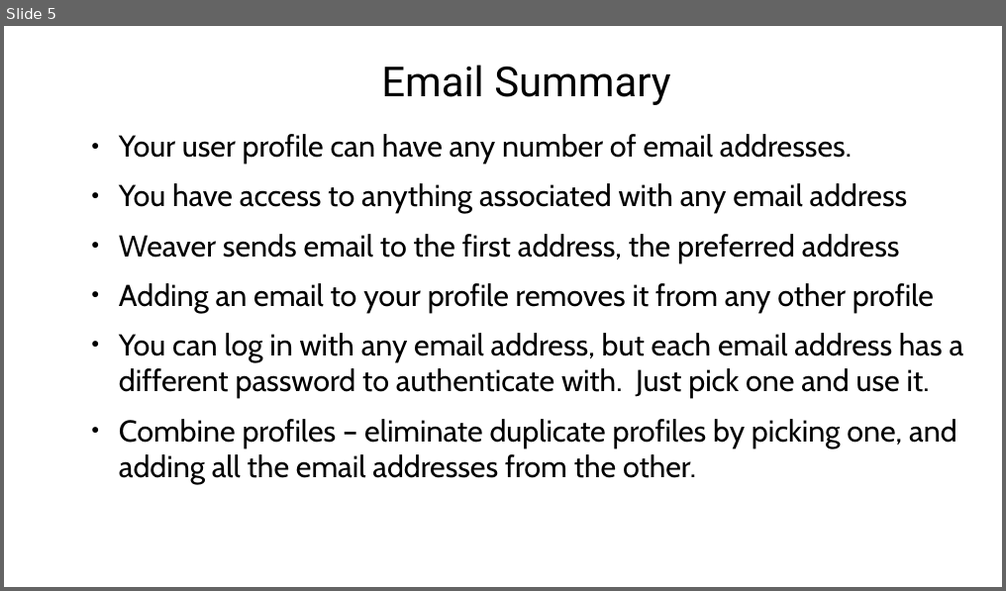
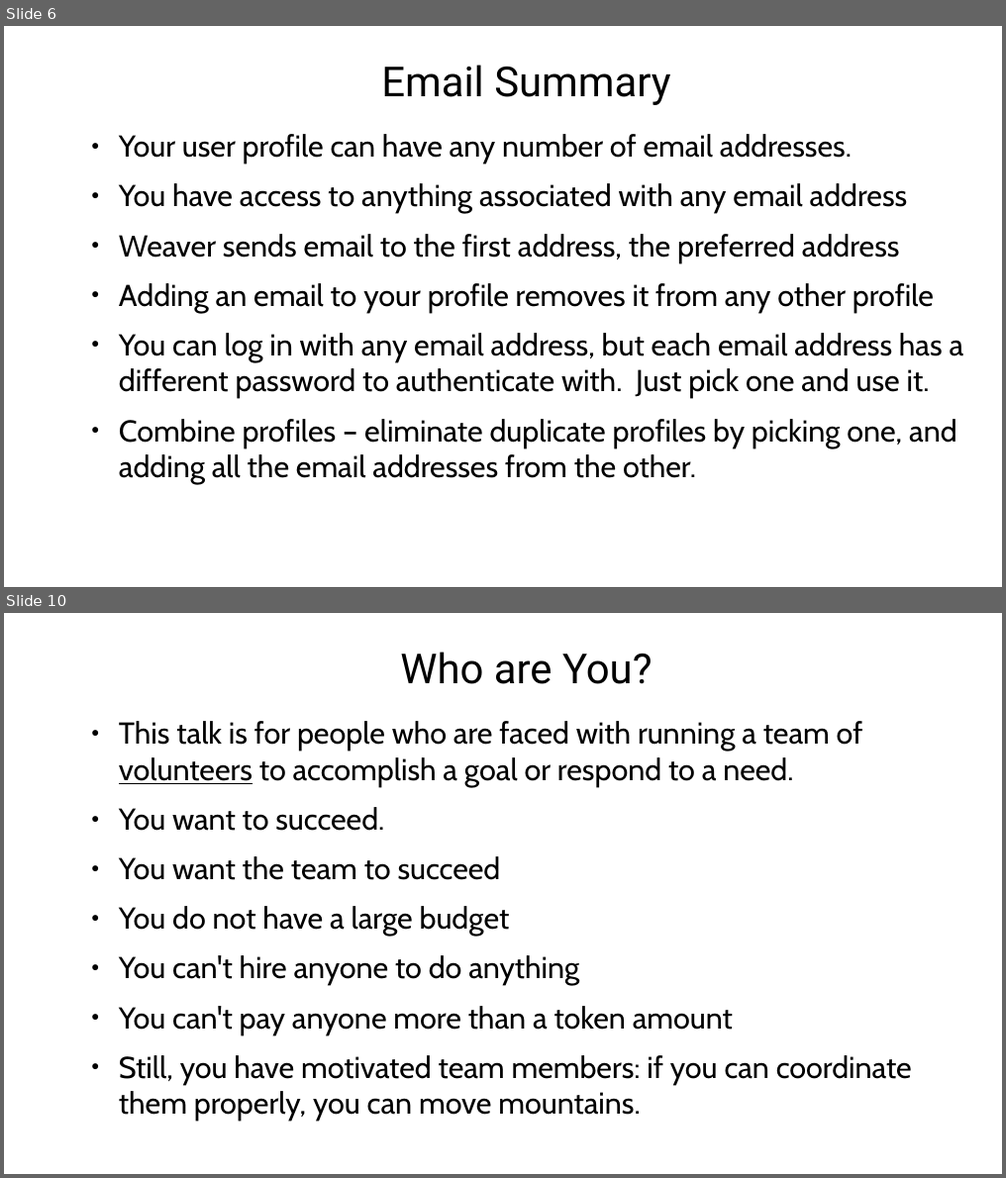
Before and after one commit to agilepro/cognoscenti, a slide deck: documentation/VideoPresentations.odp. Shown one above the other, each under a label of ours: slide 5 before the commit, slides 6 and 10 after it; the slides between them are not shown. The pictures are 1006x591 and 1006x1178 pixels, drawn with LibreOffice and Linux fonts; fonts in the diff are those of the drawing; background and template pictures are left out. Boxes give left, top, right and bottom in pixels: in the first picture for what was removed or moved away, otherwise in the second. Text is boxed around its words. In the diff, an @@ line names an element or a change of style, - is before the commit and + after.

Commit message:
new video about team leader

```diff
--- a/documentation/VideoPresentations.odp
+++ b/documentation/VideoPresentations.odp
@@ slide 10 added at [4,613,1002,1174], background picture (left out) @@
@@ title added at [400,652,652,684], 38.3 pt, text #000000 @@
+Who are You?
@@ text added at [119,721,912,1121], 27.9 pt, text #000000 @@
+● This talk is for people who are faced with running a team of volunteers to accomplish a goal or respond to a need.
+● You want to succeed.
+● You want the team to succeed
+● You do not have a large budget
+● You can't hire anyone to do anything
+● You can't pay anyone more than a token amount
+● Still, you have motivated team members: if you can coordinate them properly, you can move mountains.
@@ what was slide 5 is now slide 6 @@
```
Also in this commit, not shown: 23 other slides added, 2 other files.
